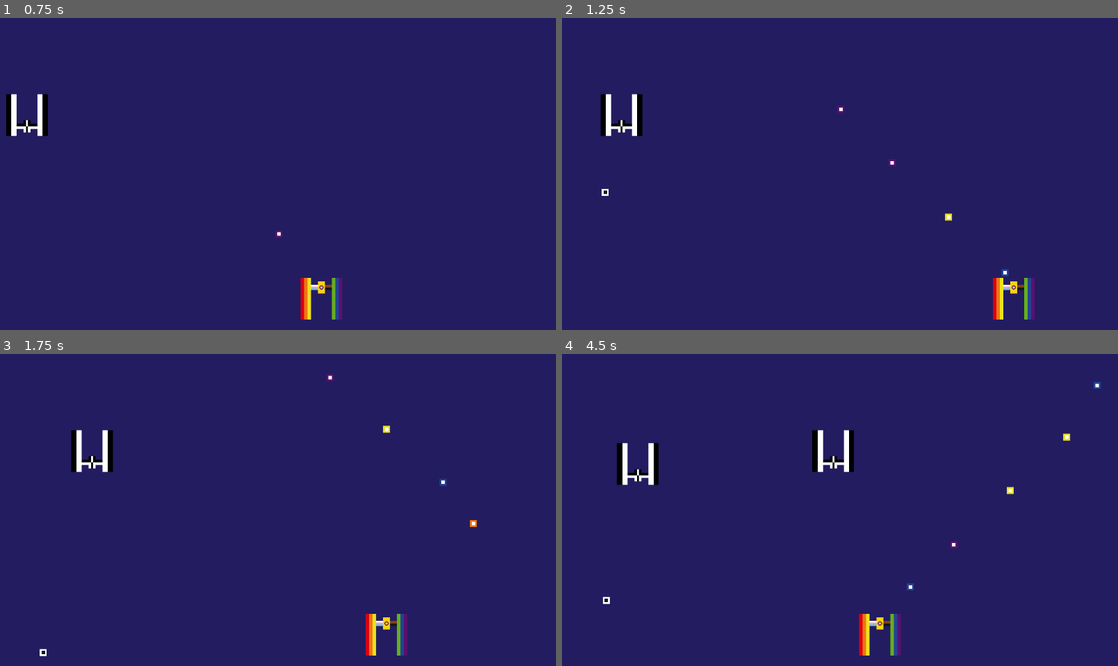
Above: before the commit, frames 1-4 (two rows, left to right).
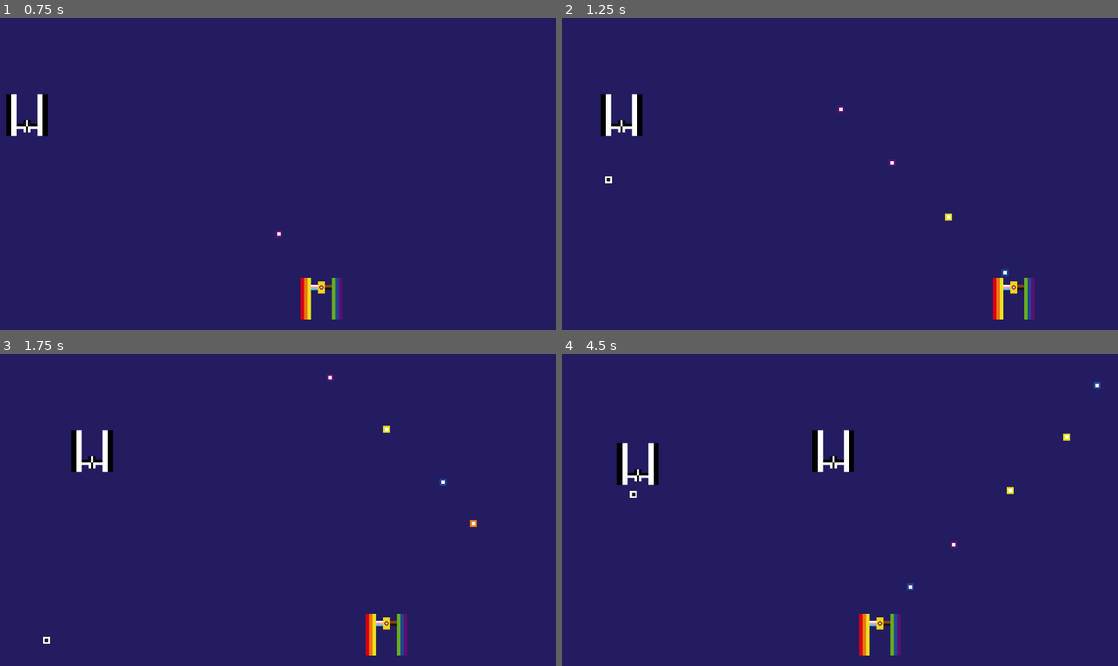
Above: after the commit, the same moments.

Repository: yndajas/qgjam-2023
Game: Godot game, scene res://main.tscn
Same seed, same stepped clock (60 frames per second), same inputs: the game is played once before the commit and once after it. The project has no main scene, so this scene is started directly.
Inputs:
- Up to frame 1 (0.75 s): hold Right (move_right) from 0.53 s (still down); hold Space (fire) from 0.53 s (still down)
- Up to frame 2 (1.25 s): keep holding Right (move_right); keep holding Space (fire)
- Up to frame 3 (1.75 s): release Right (move_right) at 1.28 s; release Space (fire) at 1.28 s; hold Left (move_left) from 1.28 s (still down); tap Space (fire) at 1.35 s
- Up to frame 4 (4.5 s): release Left (move_left) at 2.03 s; hold Space (fire) 2.03-2.78 s; hold Right (move_right) 2.03-3.53 s; tap Space (fire) at 2.85, 4.35 s; hold Space (fire) 3.53-4.28 s; hold Left (move_left) from 3.53 s (still down)

Frame 1 is identical in both runs. In frame 2, less than 0.1% of the frame differs, in the area x 7-9%, y 50-58%; in frame 3, less than 0.1%; in frame 4, less than 0.1%, in the area x 7-14%, y 43-81%.

Commit message:
Randomise enemy fire time and restart fire timer
... every time it times out

Diff:
--- a/scripts/enemy.gd
+++ b/scripts/enemy.gd
@@ -5,6 +5,7 @@
 const MINIMUM_SPAWN_Y = EXPECTED_EDGE_OFFSET + 24
 const MAXIMUM_SPAWN_Y = floor(Global.PLAYABLE_BOTTOM_EDGE / 2.0) - EXPECTED_SPRITE_SIZE
 const SPEED: float = 150.0
+@onready var fire_timer: Timer = $FireTimer
 @onready var sprite: Sprite2D = $Sprite2D
 @onready var sprite_size: float = sprite.get_rect().size[0]
 @onready var enemy_edge_offset: float = ceilf(sprite_size / 2.0)
@@ -12,6 +13,7 @@
 
 func _ready() -> void:
 	velocity.x = SPEED
+	start_fire_timer()
 
 
 func _physics_process(_delta: float) -> void:
@@ -23,6 +25,7 @@
 
 func _on_fire_timer_timeout() -> void:
 	fire()
+	start_fire_timer()
 
 
 func fire() -> void:
@@ -38,6 +41,11 @@
 	print_debug("enemy_hit")
 
 
+func start_fire_timer() -> void:
+	fire_timer.wait_time = randf_range(0.5, 2)
+	fire_timer.start()
+
+
 func x_position() -> float:
 	return self.global_position[0]
 
